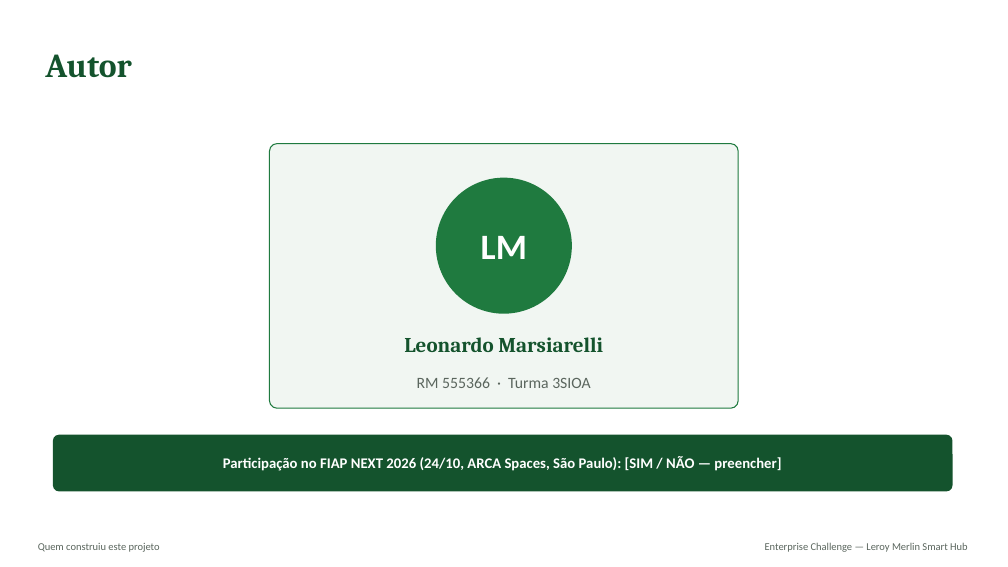
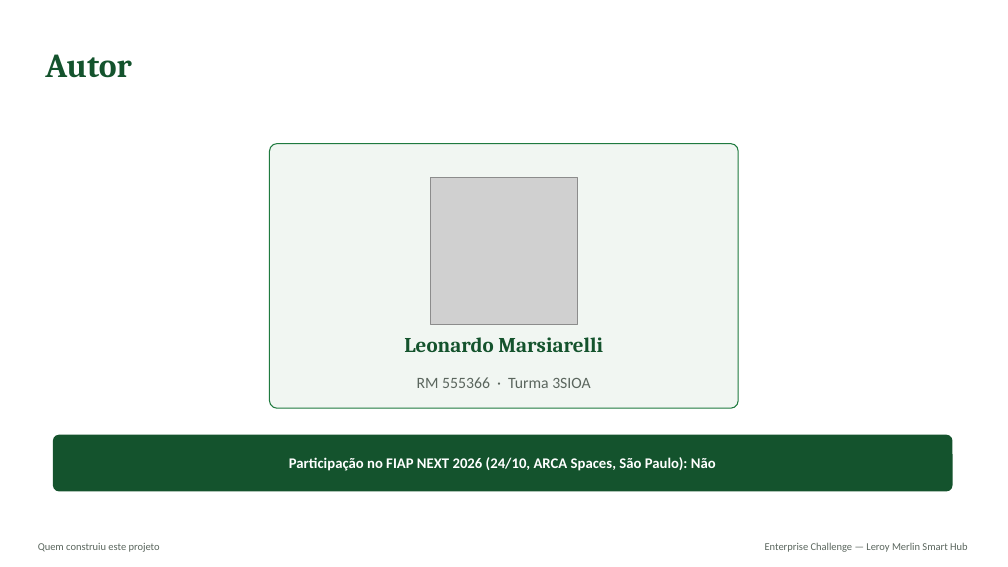
Before and after one commit to LeoMarsiarelli/Challenge-Leroy, a slide deck: slide 9 of docs/slides/leroy-merlin-smart-hub.pptx. Drawn at 1008x567 pixels with LibreOffice and Linux fonts; fonts in the diff are those of the drawing; grey boxes stand for pictures. Boxes give left, top, right and bottom in pixels: in the first picture for what was removed or moved away, otherwise in the second. Text is boxed around its words. In the diff, an @@ line names an element or a change of style, - is before the commit and + after.

```diff
--- a/docs/slides/leroy-merlin-smart-hub.pptx
+++ b/docs/slides/leroy-merlin-smart-hub.pptx
@@ picture added at <box>431,178,578,324</box> @@
@@ text removed at <box>481,236,527,259</box> @@
-LM
@@ text at <box>289,457,716,471</box>: text changed @@
-Participação no FIAP NEXT 2026 (24/10, ARCA Spaces, São Paulo): [SIM / NÃO — preencher]
+Participação no FIAP NEXT 2026 (24/10, ARCA Spaces, São Paulo): Não
```
Also in this commit, not shown: 4 other slides changed.
